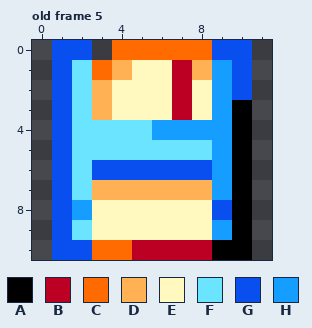
File history of a pixel-art file, assets/sprites/items.ase. This is how it looked before the edit.
12x11 pixels, 5 frames. Shown: old frame 5. The commit also changed other frames, which this record leaves out.
Palette (. is transparent): A #000000  B #bb0023  C #ff6b00  D #ffb154  E #fff8bf  F #6ae4ff  G #094eee  H #159eff
Pixels before, old frame 5, first column x 1:
 0 GG.CCCCCGG
 1 GFCDEEBDHG
 2 GFDEEEBEHG
 3 GFDEEEBEHA
 4 GFFFFHHHHA
 5 GFFFFFFFHA
 6 GFGGGGGGHA
 7 GFDDDDDDHA
 8 GHEEEEEEGA
 9 GFEEEEEEHA
10 GGCCBBBBAA
And afterwards:
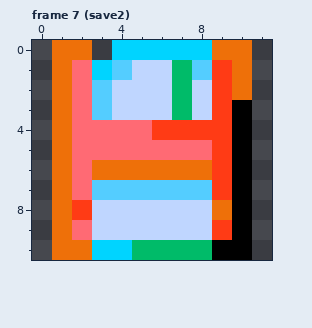
A new or re-ordered frame is compared with the old frame closest to it.
The edit:
frames 5 -> 7
Colour B changes from #bb0023 to #00bb69.
Colour C changes from #ff6b00 to #00d4ff.
Colour D changes from #ffb154 to #54cdff.
Colour E changes from #fff8bf to #bfd6ff.
Colour F changes from #6ae4ff to #ff6a74.
Colour G changes from #094eee to #ee7009.
Colour H changes from #159eff to #ff3b15.
Pixel boxes of the changes (left, top, right, bottom) in both pictures:
changed: (52, 40, 252, 260)
